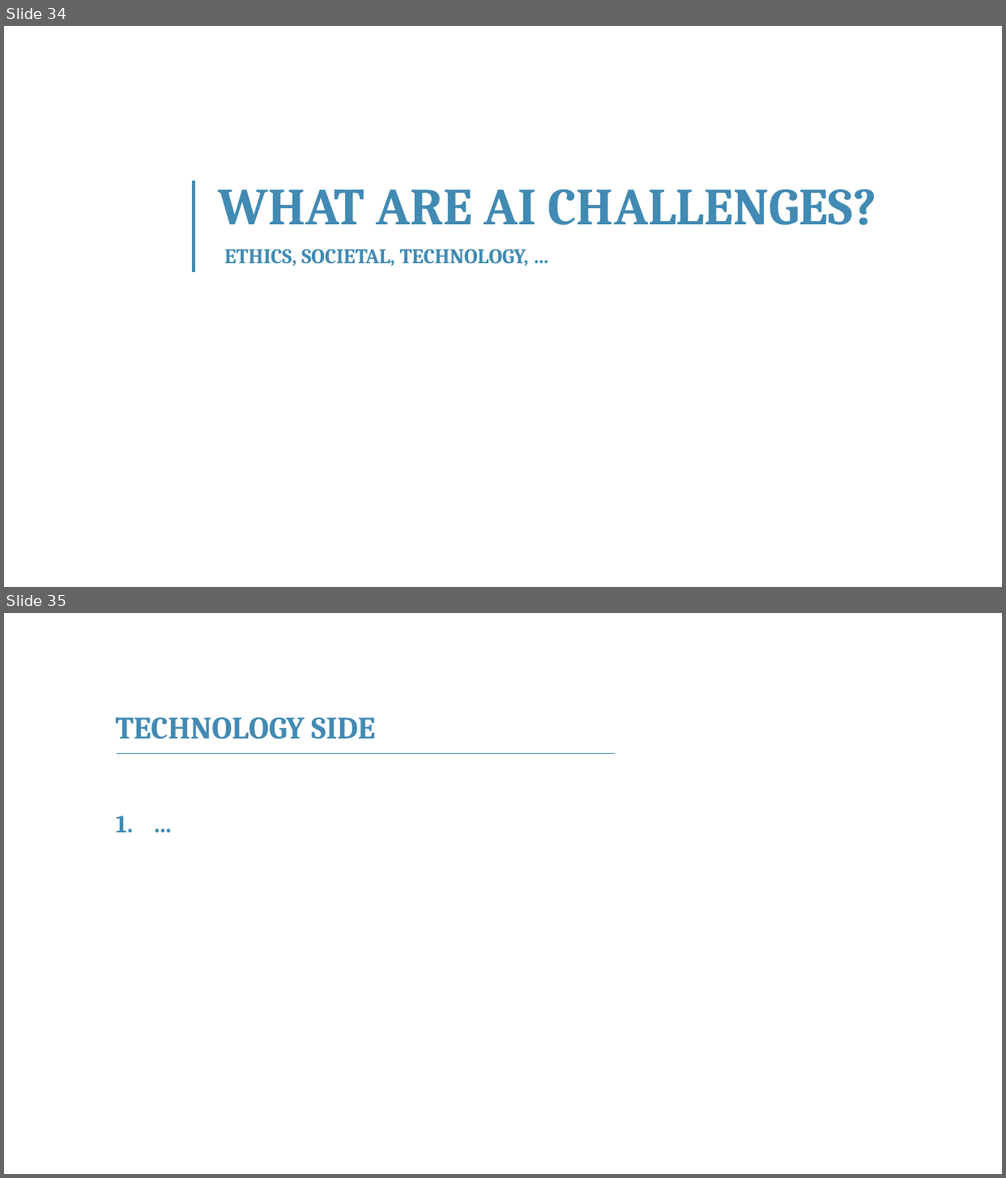
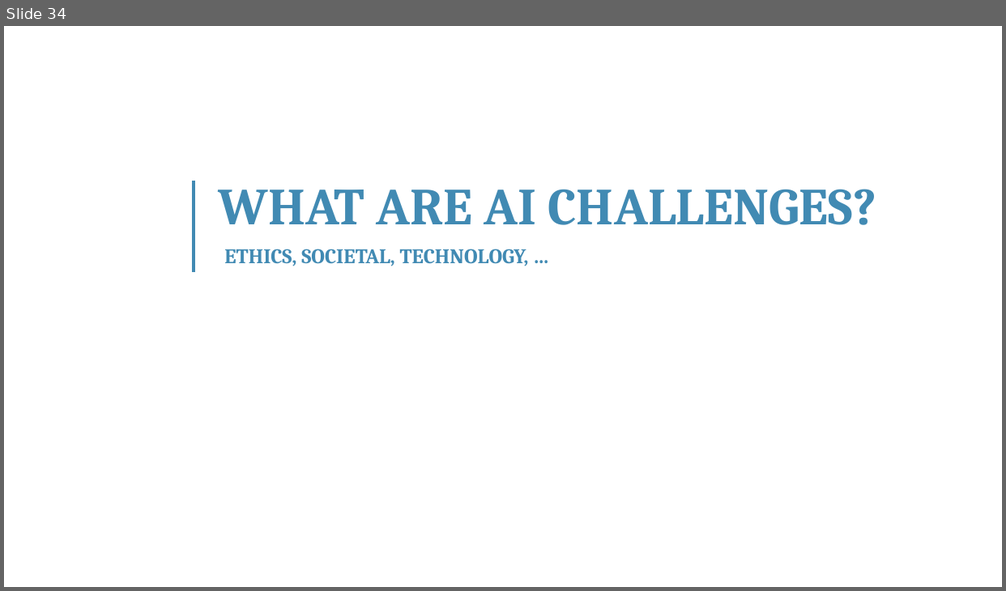
Before and after one commit to franckalbinet/itu-eaco-zanzibar-12-2018, a slide deck: presentations/session-4-intro-to-ai.pptx. Shown one above the other, each under a label of ours: slides 34 and 35 before the commit, slide 34 after it. The pictures are 1006x1178 and 1006x591 pixels, drawn with LibreOffice and Linux fonts; fonts in the diff are those of the drawing; background and template pictures are left out. Boxes give left, top, right and bottom in pixels: in the first picture for what was removed or moved away, otherwise in the second. Text is boxed around its words. In the diff, an @@ line names an element or a change of style, - is before the commit and + after.

```diff
--- a/presentations/session-4-intro-to-ai.pptx
+++ b/presentations/session-4-intro-to-ai.pptx
@@ slide 35 removed at bbox=[4, 613, 1002, 1174], background #FFFFFF @@
@@ text removed at bbox=[116, 717, 375, 739] @@
-TECHNOLOGY SIDE
@@ line removed from (117, 754) to (616, 754) @@
@@ text removed at bbox=[108, 804, 920, 902] @@
-1. …
```
Also in this commit, not shown: 2 slides changed, 6 slides added, 3 other files.
